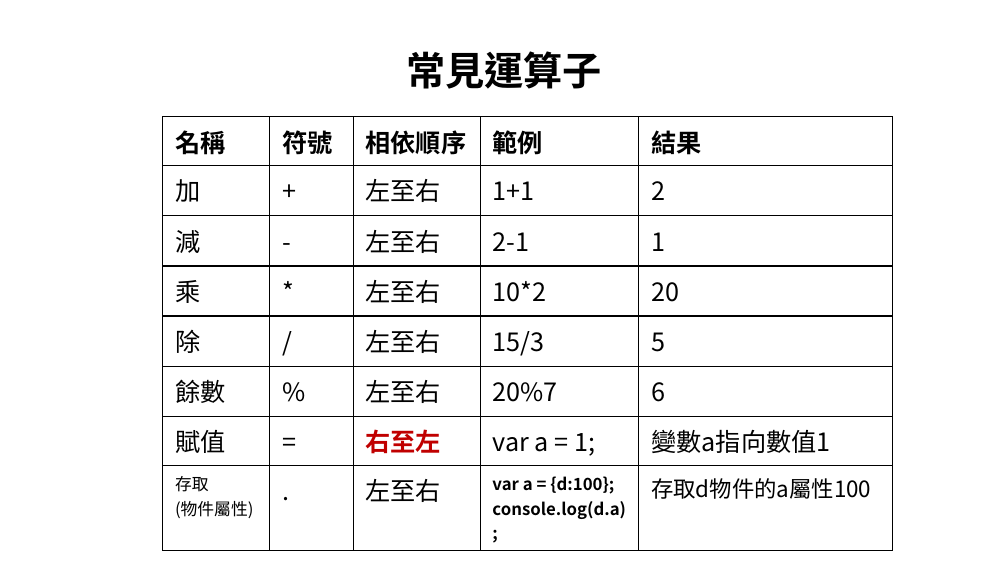
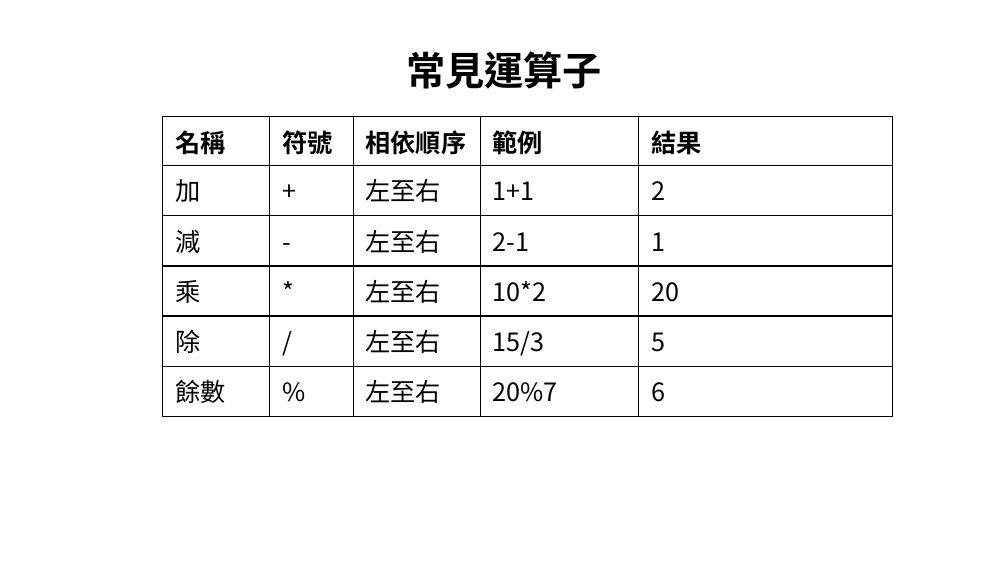
Before and after one commit to allen8101070/JavaScript-PPT, a slide deck: slide 33 of javaScript.pptx. Drawn at 1008x567 pixels with LibreOffice and Linux fonts; fonts in the diff are those of the drawing. Boxes give left, top, right and bottom in pixels: in the first picture for what was removed or moved away, otherwise in the second. Text is boxed around its words. In the diff, an @@ line names an element or a change of style, - is before the commit and + after.

```diff
--- a/javaScript.pptx
+++ b/javaScript.pptx
@@ table at (162, 117, 892, 410) @@
-row 7: 賦值 | = | 右至左 | var a = 1; | 變數a指向數值1
-row 8: 存取 / (物件屬性) | . | 左至右 | var a = {d:100}; / console.log(d.a); | 存取d物件的a屬性100
```
Also in this commit, not shown: 6 other slides changed, 23 slides added, 1 slide removed.
